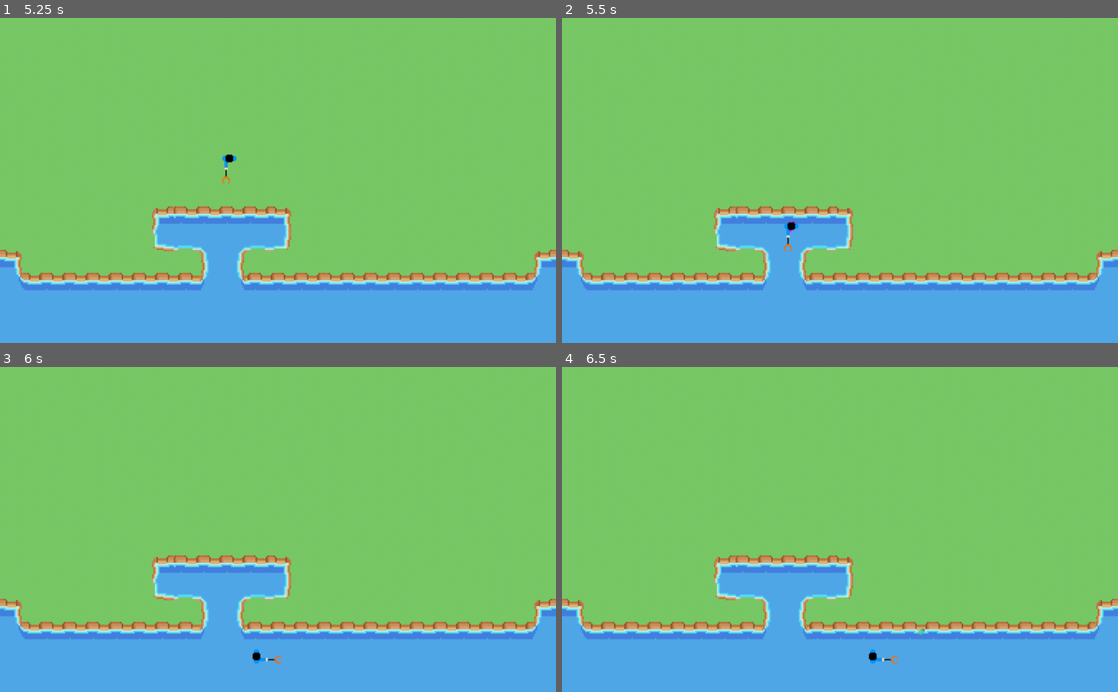
Above: before the commit, frames 1-4 (two rows, left to right).
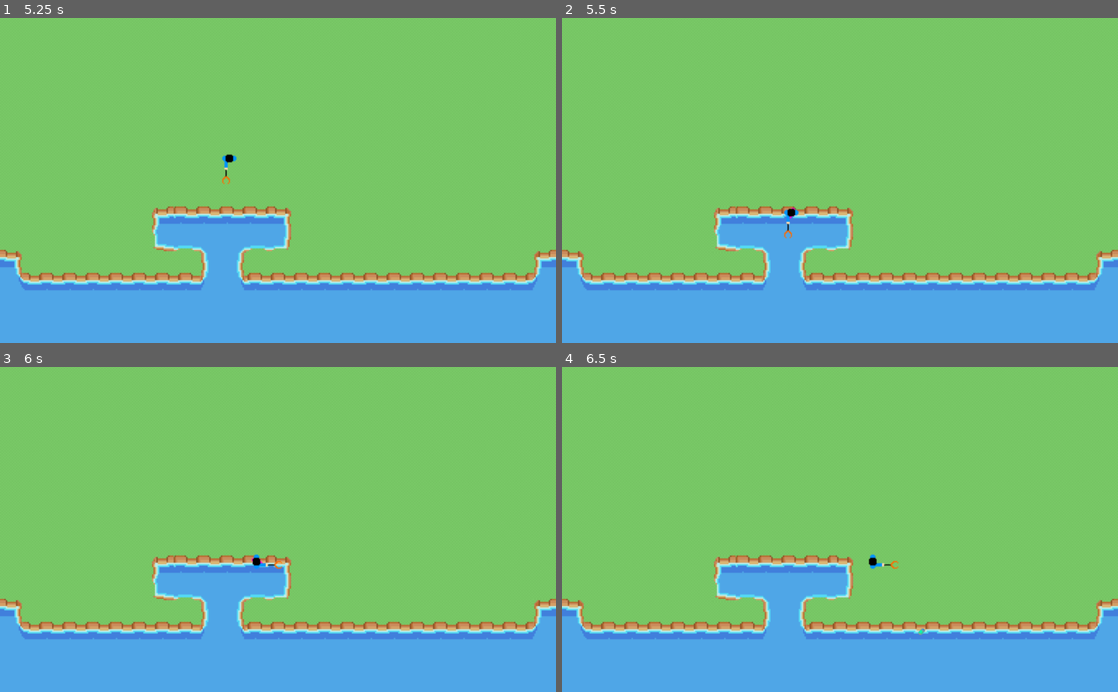
Above: after the commit, the same moments.

Repository: SimonDamberg/trashman-outyard
Game: Godot game, scene res://Simon.tscn
The game is run twice, just before and just after one commit, with the same random seed, the same clock (stepped at 60 frames per second) and the same inputs. This scene is started directly instead of the project's main scene.
Inputs:
- Up to frame 1 (5.25 s): tap Enter at 0.5 s; hold Right (ui_right) 0.53-1.28 s; hold Shift 0.53-1.28 s; hold Down (ui_down) 1.28-2.03 s; tap Shift at 1.35, 2.85, 4.35 s; hold Right (ui_right) 2.03-2.78 s; hold Shift 2.03-2.78 s; hold Up (ui_up) 2.78-3.53 s; hold Shift 3.53-4.28 s; hold Left (ui_left) 3.53-5.03 s; hold Down (ui_down) from 5.03 s (still down); hold Shift from 5.03 s (still down)
- Up to frame 2 (5.5 s): keep holding Down (ui_down); keep holding Shift
- Up to frame 3 (6 s): release Down (ui_down) at 5.78 s; release Shift at 5.78 s; hold Right (ui_right) from 5.78 s (still down); tap Shift at 5.85 s
- Up to frame 4 (6.5 s): keep holding Right (ui_right)

Frame 1 is identical in both runs. In frame 2, 0.2% of the frame differs, in the area x 39-43%, y 58-73%; in frame 3, 0.2%, in the area x 45-51%, y 57-92%; in frame 4, 0.2%.

Commit message:
Added score

Diff:
--- a/Hackathon/Main.tscn
+++ b/Hackathon/Main.tscn
@@ -1,10 +1,12 @@
-[gd_scene load_steps=6 format=2]
+[gd_scene load_steps=8 format=2]
 
 [ext_resource path="res://resources/Player.tscn" type="PackedScene" id=1]
 [ext_resource path="res://Score.gd" type="Script" id=2]
 [ext_resource path="res://resources/GameController.gd" type="Script" id=3]
 [ext_resource path="res://assets/playground.png" type="Texture" id=4]
 [ext_resource path="res://resources/bgscaler.gd" type="Script" id=5]
+[ext_resource path="res://HUD.tscn" type="PackedScene" id=6]
+[ext_resource path="res://HUD.gd" type="Script" id=7]
 
 [node name="Node" type="Node"]
 
@@ -34,4 +36,8 @@
 polygon = PoolVector2Array( -137.005, -95.2866, -112.516, -96.9192, -108.271, -64.267, 230.658, -64.5936, 229.026, -113 …(233 unchanged characters)…
 one_way_collision = true
 
+[node name="HUD" parent="." instance=ExtResource( 6 )]
+script = ExtResource( 7 )
+
 [connection signal="hit_trash" from="Player" to="Score" method="_on_Player_hit_trash"]
+[connection signal="update_score" from="Score" to="HUD" method="_on_Score_update_score"]
--- a/Hackathon/Score.gd
+++ b/Hackathon/Score.gd
@@ -1,6 +1,8 @@
 extends Node
 
 export var score = 0
+
+signal update_score
 
 # Called when the node enters the scene tree for the first time.
 func _ready():
@@ -8,8 +10,7 @@
 
 func add_score(trash_value):
 	score += trash_value
-	print("Hit detected! Adding %d" % trash_value)
-	print("New score: %d" % score)
+	emit_signal("update_score", score)
 
 func _on_Player_hit_trash(trash_value, body):
 	add_score(trash_value)
--- a/Hackathon/Simon.tscn
+++ b/Hackathon/Simon.tscn
@@ -1,15 +1,17 @@
-[gd_scene load_steps=6 format=2]
+[gd_scene load_steps=8 format=2]
 
 [ext_resource path="res://resources/Player.tscn" type="PackedScene" id=1]
 [ext_resource path="res://Score.gd" type="Script" id=2]
 [ext_resource path="res://resources/GameController.gd" type="Script" id=3]
 [ext_resource path="res://assets/playground.png" type="Texture" id=4]
 [ext_resource path="res://resources/bgscaler.gd" type="Script" id=5]
+[ext_resource path="res://HUD.tscn" type="PackedScene" id=6]
+[ext_resource path="res://HUD.gd" type="Script" id=7]
 
 [node name="Node" type="Node"]
 
 [node name="Sprite" type="Sprite" parent="."]
-position = Vector2( 507.02, 317.289 )
+position = Vector2( 506.66, 339.596 )
 scale = Vector2( 1.33498, 1.33498 )
 texture = ExtResource( 4 )
 script = ExtResource( 5 )
@@ -26,4 +28,16 @@
 [node name="GameController" type="Node2D" parent="."]
 script = ExtResource( 3 )
 
+[node name="StaticBody2D" type="StaticBody2D" parent="."]
+collision_layer = 4
+
+[node name="CollisionPolygon2D" type="CollisionPolygon2D" parent="StaticBody2D"]
+position = Vector2( 135.955, 581.606 )
+polygon = PoolVector2Array( -137.005, -95.2866, -112.516, -96.9192, -108.271, -64.267, 230.658, -64.5936, 229.026, -113.572, 142.824, -112.592, 140.542, -195.874, 394.38, -193.341, 395.393, -116.328, 312.301, -111.262, 312.301, -71.2353, 841.589, -68.1207, 840.502, -117.578, 898.655, -118.121, 900.285, 130.795, -143.764, 121.683, -142.759, -99.4736 )
+one_way_collision = true
+
+[node name="HUD" parent="." instance=ExtResource( 6 )]
+script = ExtResource( 7 )
+
 [connection signal="hit_trash" from="Player" to="Score" method="_on_Player_hit_trash"]
+[connection signal="update_score" from="Score" to="HUD" method="_on_Score_update_score"]
--- a/Hackathon/resources/Player.gd
+++ b/Hackathon/resources/Player.gd
@@ -50,11 +50,11 @@
 
 # Called every frame. 'delta' is the elapsed time since the previous frame.
 func _process(delta):
-	var window_size = get_viewport().size
+	var window_size = get_viewport_rect().size
 	var velocity = get_input()
 	position += velocity * delta
-	position.x = clamp(position.x, 50, screen_size.x-25) # TODO add offset
-	position.y = clamp(position.y, 40, screen_size.y-20) # TODO add offset
+	position.x = clamp(position.x, 50, screen_size.x-25)
+	position.y = clamp(position.y, 40, screen_size.y-20)
 	$AnimatedSprite.animation = "walk"
 
 func _on_Player_body_entered(body):
